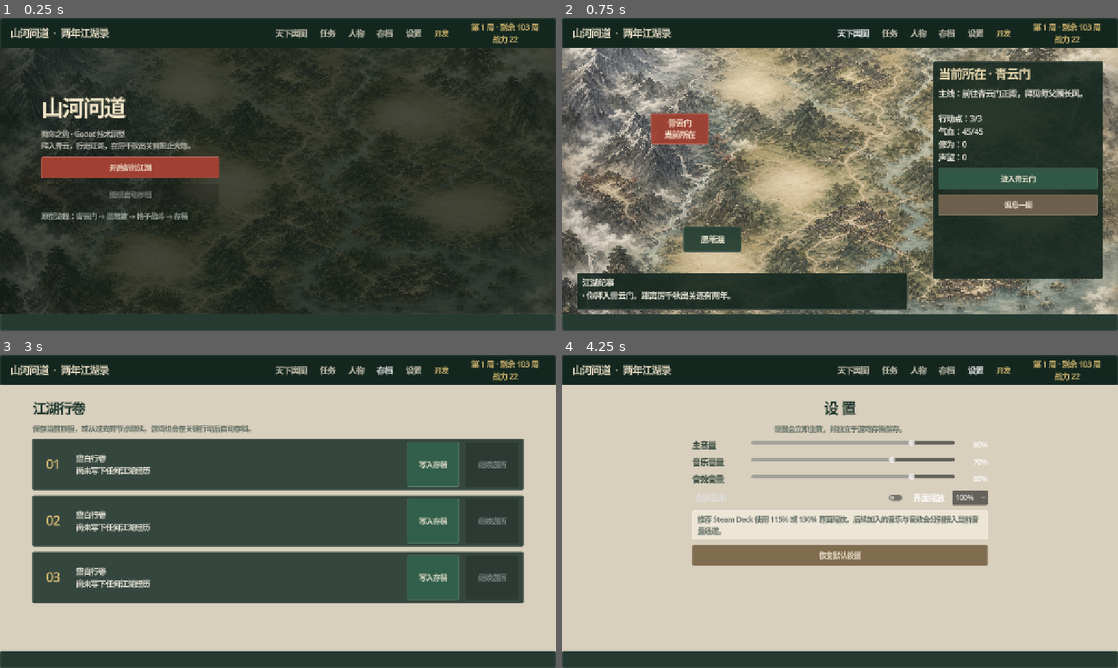
Above: before the commit, frames 1-4 (two rows, left to right).
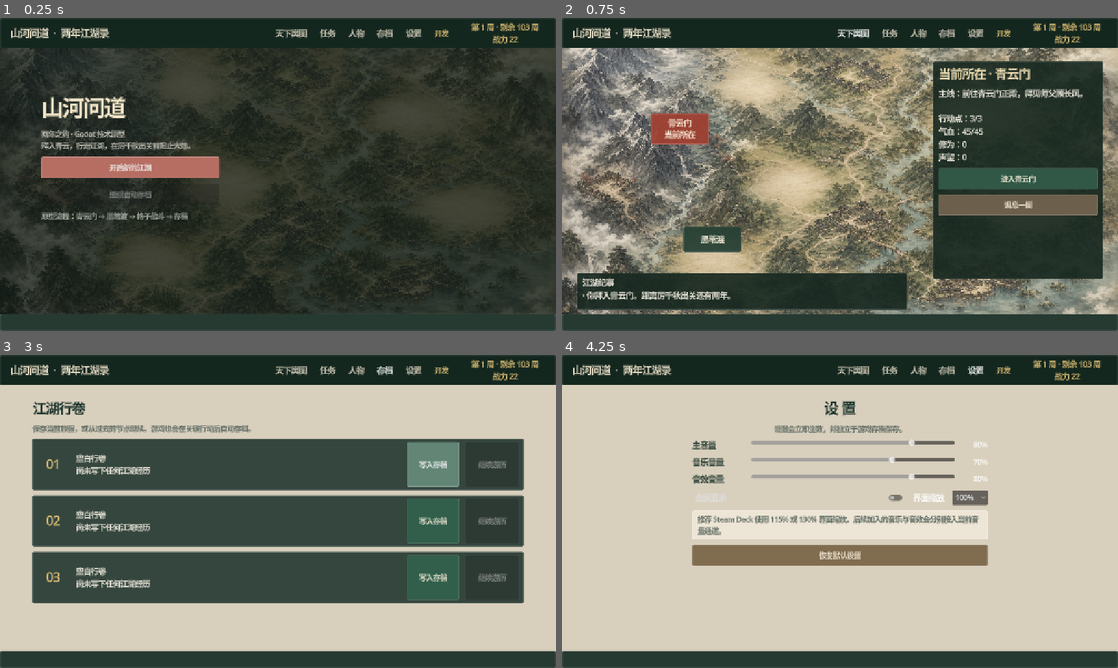
Above: after the commit, the same moments.

Repository: zijiangao/shanhe-wendao
Game: Godot game, scene res://scenes/main.tscn
The game is run twice, just before and just after one commit, with the same random seed, the same clock (stepped at 60 frames per second) and the same inputs.
Inputs:
- Up to frame 1 (0.25 s): no input
- Up to frame 2 (0.75 s): click "天下舆图" at 0.5 s
- Up to frame 3 (3 s): click "任务" at 1.25 s; click "人物" at 2 s; click "存档" at 2.75 s
- Up to frame 4 (4.25 s): click "设置" at 3.5 s

The runs differ from the first frame. In frame 1, 2.2% of the frame differs, in the area x 7-40%, y 44-52%; in frame 2, nothing differs; in frame 3, 1.3%; in frame 4, nothing differs.

Commit message:
Add controller navigation and focus

Diff:
--- a/godot/autoload/settings_manager.gd
+++ b/godot/autoload/settings_manager.gd
@@ -8,6 +8,7 @@
 var data: Dictionary = {}
 
 func _ready() -> void:
+	ensure_controller_navigation()
 	load_settings()
 	apply_settings()
 
@@ -79,3 +80,21 @@
 		return
 	AudioServer.set_bus_mute(bus_index, linear_volume <= 0.001)
 	AudioServer.set_bus_volume_db(bus_index, linear_to_db(maxf(0.001, linear_volume)))
+
+func ensure_controller_navigation() -> void:
+	_add_joypad_button("ui_accept", 0)
+	_add_joypad_button("ui_cancel", 1)
+	_add_joypad_button("ui_up", 11)
+	_add_joypad_button("ui_down", 12)
+	_add_joypad_button("ui_left", 13)
+	_add_joypad_button("ui_right", 14)
+
+func _add_joypad_button(action: StringName, button_index: int) -> void:
+	if not InputMap.has_action(action):
+		InputMap.add_action(action)
+	for existing in InputMap.action_get_events(action):
+		if existing is InputEventJoypadButton and (existing as InputEventJoypadButton).button_index == button_index:
+			return
+	var event := InputEventJoypadButton.new()
+	event.button_index = button_index
+	InputMap.action_add_event(action, event)
--- a/godot/main.gd
+++ b/godot/main.gd
@@ -11,8 +11,10 @@
 const TACTICAL_BATTLE_VIEW := preload("res://scenes/battle/tactical_battle_view.tscn")
 const BATTLE_RULES := preload("res://scripts/battle/battle_rules.gd")
 const BATTLE_ENGINE := preload("res://scripts/battle/battle_engine.gd")
+const NAVIGATION_RULES := preload("res://scripts/ui/navigation_rules.gd")
 
 var screen: String = "menu"
+var previous_screen: String = "menu"
 var content: Control
 var status_label: Label
 var toast_label: Label
@@ -31,6 +33,17 @@
 	GameState.battle_started.connect(func(): screen = "battle"; _rebuild())
 	_build_shell()
 	_show_menu()
+
+func _unhandled_input(event: InputEvent) -> void:
+	if not event.is_action_pressed("ui_cancel"):
+		return
+	var action: Dictionary = NAVIGATION_RULES.back_action(screen, previous_screen)
+	if bool(action.allowed):
+		screen = str(action.target)
+		_rebuild()
+	elif str(action.message) != "":
+		_toast(str(action.message))
+	get_viewport().set_input_as_handled()
 
 func _build_shell() -> void:
 	var background := ColorRect.new()
@@ -146,10 +159,13 @@
 	hint.add_theme_color_override("font_color", Color("#aeb8b0"))
 	panel.add_child(hint)
 	_update_status()
+	call_deferred("_focus_first_content_control")
 
 func _switch_screen(next: String) -> void:
 	if next != "menu" and screen == "menu" and GameState.data.is_empty():
 		GameState.new_game()
+	if next in NAVIGATION_RULES.OVERLAY_SCREENS:
+		previous_screen = screen
 	screen = next
 	_rebuild()
 
@@ -169,6 +185,20 @@
 		"battle": _show_battle()
 		"victory": _show_victory()
 	_update_status()
+	call_deferred("_focus_first_content_control")
+
+func _focus_first_content_control() -> void:
+	if content == null:
+		return
+	var controls := content.find_children("*", "Control", true, false)
+	for node in controls:
+		var control := node as Control
+		if control == null or control.is_queued_for_deletion() or not control.is_visible_in_tree() or control.focus_mode == Control.FOCUS_NONE:
+			continue
+		if control is BaseButton and (control as BaseButton).disabled:
+			continue
+		control.grab_focus()
+		return
 
 func _show_map() -> void:
 	_clear_content()
@@ -1380,6 +1410,7 @@
 	button.add_theme_color_override("font_color", Color("#f5ecd9"))
 	button.add_theme_stylebox_override("normal", _box(color))
 	button.add_theme_stylebox_override("hover", _box(color.lightened(0.12)))
+	button.add_theme_stylebox_override("focus", _box(color.lightened(0.24)))
 	return button
 
 func _box(color: Color) -> StyleBoxFlat:
--- a/godot/scripts/battle/tactical_battle_view.gd
+++ b/godot/scripts/battle/tactical_battle_view.gd
@@ -52,6 +52,7 @@
 		cell.add_theme_font_size_override("font_size", 15)
 		cell.add_theme_color_override("font_color", Color("#fff4dc"))
 		cell.add_theme_stylebox_override("normal", _box(Color(data.color)))
+		cell.add_theme_stylebox_override("focus", _box(Color(data.color).lightened(0.28)))
 		cell.add_theme_stylebox_override("disabled", _box(Color(data.color)))
 		var token_index: int = int(data.token)
 		if token_index >= 0:
@@ -172,6 +173,7 @@
 	button.add_theme_color_override("font_color", Color("#f5ecd9"))
 	button.add_theme_stylebox_override("normal", _box(color))
 	button.add_theme_stylebox_override("hover", _box(color.lightened(0.12)))
+	button.add_theme_stylebox_override("focus", _box(color.lightened(0.24)))
 	return button
 
 func _box(color: Color) -> StyleBoxFlat:
--- a/godot/scripts/ui/choice_view.gd
+++ b/godot/scripts/ui/choice_view.gd
@@ -39,6 +39,7 @@
 		button.add_theme_color_override("font_color", Color("#f5ecd9"))
 		button.add_theme_stylebox_override("normal", _box(Color("#294438")))
 		button.add_theme_stylebox_override("hover", _box(Color("#3b604f")))
+		button.add_theme_stylebox_override("focus", _box(Color("#5b8f76")))
 		button.pressed.connect(_emit_option.bind(str(option[2])))
 		panel.add_child(button)
 
--- a/godot/scripts/ui/dialogue_view.gd
+++ b/godot/scripts/ui/dialogue_view.gd
@@ -37,6 +37,7 @@
 	next.add_theme_color_override("font_color", Color("#f5ecd9"))
 	next.add_theme_stylebox_override("normal", _box(Color("#8b493b")))
 	next.add_theme_stylebox_override("hover", _box(Color("#a45a4b")))
+	next.add_theme_stylebox_override("focus", _box(Color("#c77966")))
 	next.pressed.connect(func(): continue_requested.emit())
 	add_child(next)
 
--- /dev/null
+++ b/godot/scripts/ui/navigation_rules.gd
@@ -0,0 +1,24 @@
+class_name NavigationRules
+extends RefCounted
+
+const OVERLAY_SCREENS := ["quests", "character", "save", "settings", "dev"]
+
+static func back_action(screen: String, previous_screen: String = "map") -> Dictionary:
+	if screen in ["battle", "dialogue", "choice"]:
+		return {"allowed": false, "target": "", "message": _blocked_message(screen)}
+	if screen in OVERLAY_SCREENS:
+		var target := previous_screen
+		if target == screen or target == "" or target in ["dialogue", "choice", "battle", "victory"]:
+			target = "map"
+		return {"allowed": true, "target": target, "message": ""}
+	var targets := {"location": "map", "palace": "location", "victory": "map", "map": "menu"}
+	if targets.has(screen):
+		return {"allowed": true, "target": targets[screen], "message": ""}
+	return {"allowed": false, "target": "", "message": ""}
+
+static func _blocked_message(screen: String) -> String:
+	return {
+		"battle": "战斗进行中，无法离开。",
+		"dialogue": "请先完成当前对话。",
+		"choice": "请先作出当前选择。"
+	}.get(screen, "当前无法返回。")
--- a/godot/scripts/world/location_view.gd
+++ b/godot/scripts/world/location_view.gd
@@ -36,6 +36,7 @@
 		button.add_theme_color_override("font_color", Color("#f5ecd9"))
 		button.add_theme_stylebox_override("normal", _box(Color("#263f34ee")))
 		button.add_theme_stylebox_override("hover", _box(Color("#3e6654")))
+		button.add_theme_stylebox_override("focus", _box(Color("#5b8f76")))
 		button.add_theme_stylebox_override("disabled", _box(Color("#3d423fbb")))
 		button.pressed.connect(_emit_action.bind(str(action.get("id", ""))))
 		add_child(button)
--- a/godot/scripts/world/world_map_view.gd
+++ b/godot/scripts/world/world_map_view.gd
@@ -79,6 +79,7 @@
 	button.add_theme_color_override("font_color", Color("#fff6df"))
 	button.add_theme_stylebox_override("normal", _box(Color("#9f4032ee") if current else Color("#263f34ee")))
 	button.add_theme_stylebox_override("hover", _box(Color("#b15443")))
+	button.add_theme_stylebox_override("focus", _box(Color("#d07861")))
 	button.pressed.connect(func(): destination_requested.emit(id))
 	add_child(button)
 
@@ -90,6 +91,7 @@
 	button.add_theme_color_override("font_color", Color("#f5ecd9"))
 	button.add_theme_stylebox_override("normal", _box(color))
 	button.add_theme_stylebox_override("hover", _box(color.lightened(0.12)))
+	button.add_theme_stylebox_override("focus", _box(color.lightened(0.24)))
 	return button
 
 func _box(color: Color) -> StyleBoxFlat:
--- /dev/null
+++ b/godot/tests/test_navigation_rules.gd
@@ -0,0 +1,25 @@
+extends SceneTree
+
+const RULES := preload("res://scripts/ui/navigation_rules.gd")
+
+func _initialize() -> void:
+	root.get_node("SettingsManager").ensure_controller_navigation()
+	assert(str(RULES.back_action("location").target) == "map", "Back from a location should return to the world map.")
+	assert(str(RULES.back_action("map").target) == "menu", "Back from the world map should return to the main menu.")
+	assert(str(RULES.back_action("settings", "menu").target) == "menu", "Settings should return to the screen that opened it.")
+	assert(str(RULES.back_action("save", "location").target) == "location", "Overlay screens should remember their origin.")
+	assert(not bool(RULES.back_action("battle").allowed), "Back must not abandon an active battle.")
+	assert(not bool(RULES.back_action("dialogue").allowed), "Back must not skip mandatory dialogue.")
+	assert(not bool(RULES.back_action("choice").allowed), "Back must not bypass a story choice.")
+	assert(InputMap.has_action("ui_accept") and InputMap.has_action("ui_cancel"), "Godot UI confirm and cancel actions must be available for keyboard and controller navigation.")
+	assert(_has_joypad_event("ui_accept") and _has_joypad_event("ui_cancel"), "UI confirm and cancel should include joypad mappings.")
+	for action in ["ui_up", "ui_down", "ui_left", "ui_right"]:
+		assert(_has_joypad_event(action), "%s should include a joypad direction mapping." % action)
+	print("NavigationRules tests passed.")
+	quit()
+
+func _has_joypad_event(action: StringName) -> bool:
+	for event in InputMap.action_get_events(action):
+		if event is InputEventJoypadButton:
+			return true
+	return false
